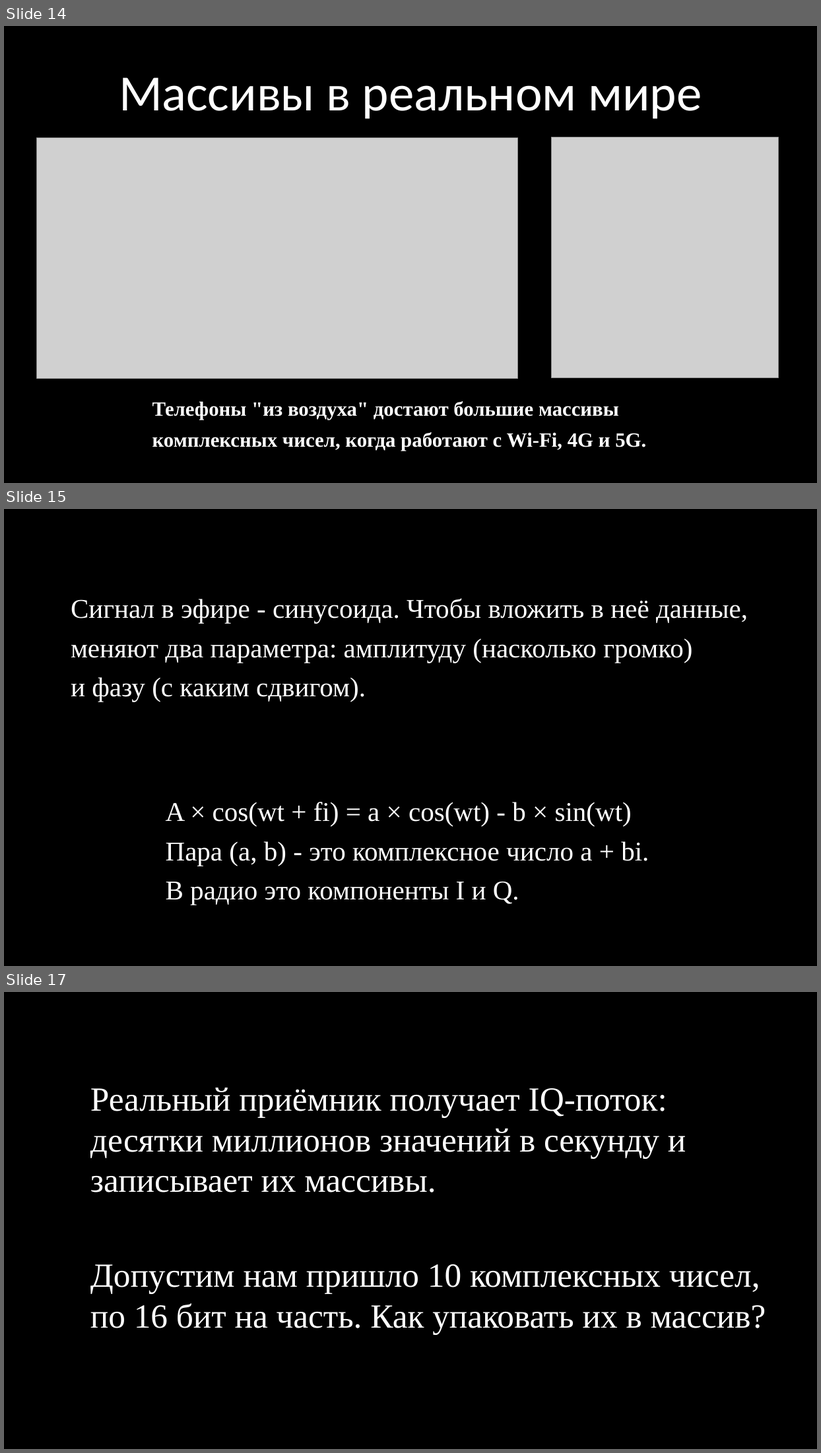
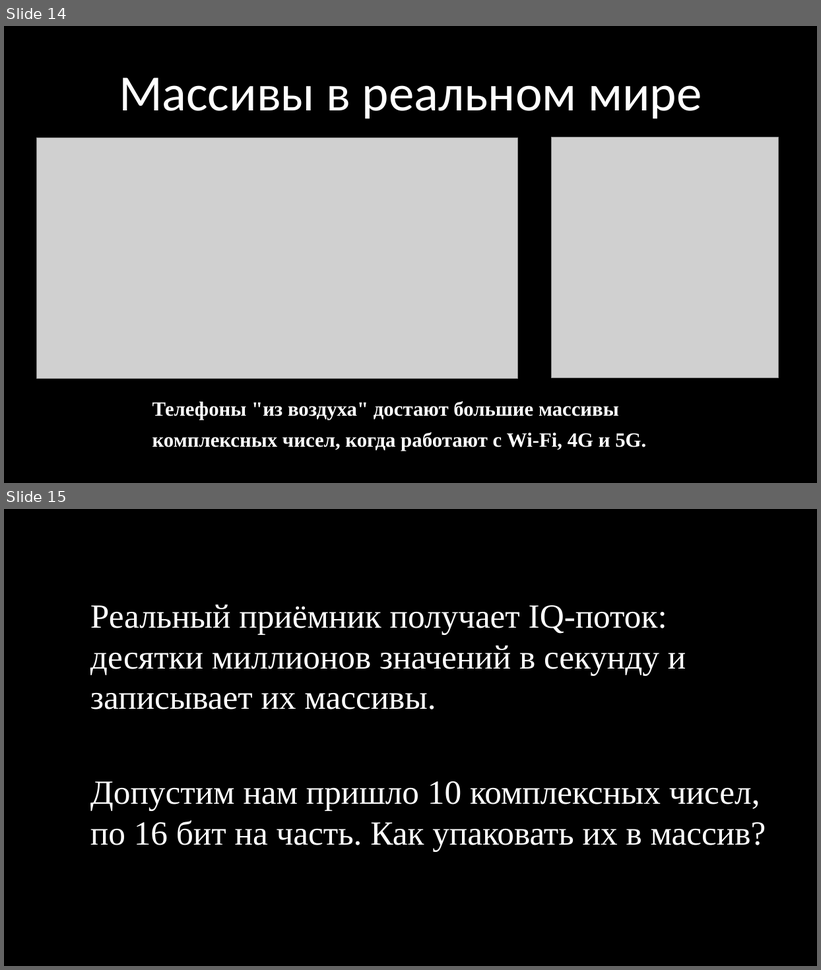
Before and after one commit to kruffka/C-Programming, a slide deck: 5_arrays/5_arrays.pptx. Shown one above the other, each under a label of ours: slides 14, 15 and 17 before the commit, slides 14 and 15 after it; the slides between them are not shown. The pictures are 821x1453 and 821x970 pixels, drawn with LibreOffice and Linux fonts; fonts in the diff are those of the drawing; grey boxes stand for pictures. Boxes give left, top, right and bottom in pixels: in the first picture for what was removed or moved away, otherwise in the second. Text is boxed around its words. In the diff, an @@ line names an element or a change of style, - is before the commit and + after.

```diff
--- a/5_arrays/5_arrays.pptx
+++ b/5_arrays/5_arrays.pptx
@@ slide 15 removed at [4, 509, 817, 966], background #000000 @@
@@ text removed at [71, 598, 748, 702] @@
-Сигнал в эфире - синусоида. Чтобы вложить в неё данные,
-меняют два параметра: амплитуду (насколько громко)
-и фазу (с каким сдвигом).
@@ text removed at [166, 802, 649, 905] @@
-A × cos(wt + fi) = a × cos(wt) - b × sin(wt)
-Пара (a, b) - это комплексное число a + bi.
-В радио это компоненты I и Q.
@@ what was slide 17 is now slide 15 @@
```
Also in this commit, not shown: 3 slides changed, 6 other slides removed, 15 other files.
